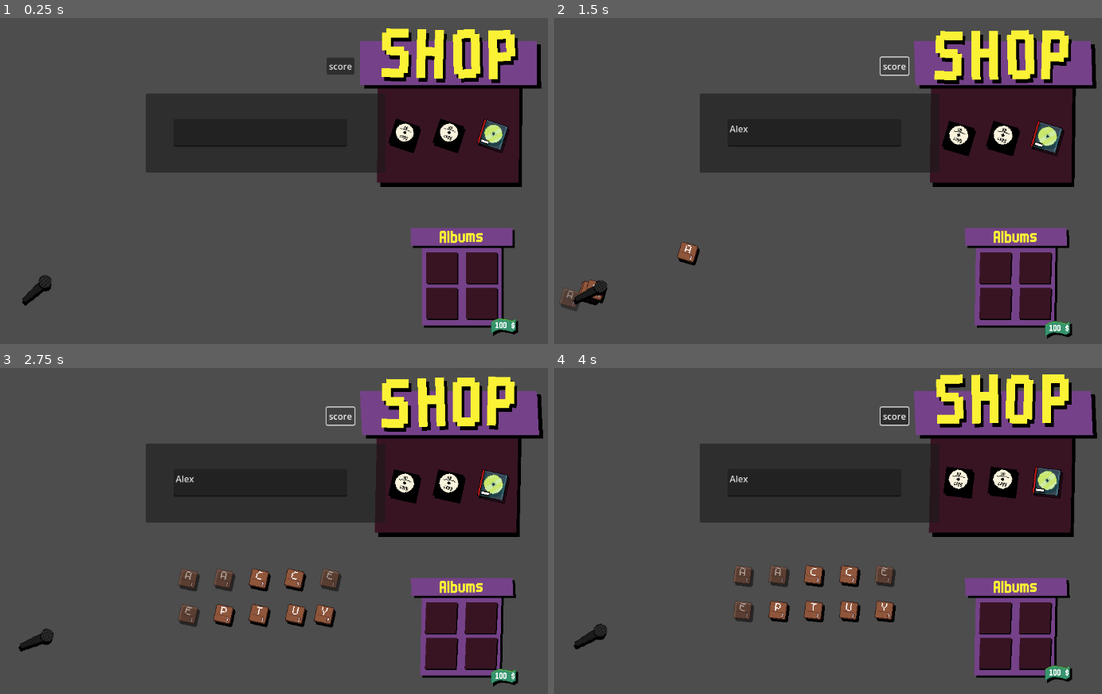
Above: before the commit, frames 1-4 (two rows, left to right).
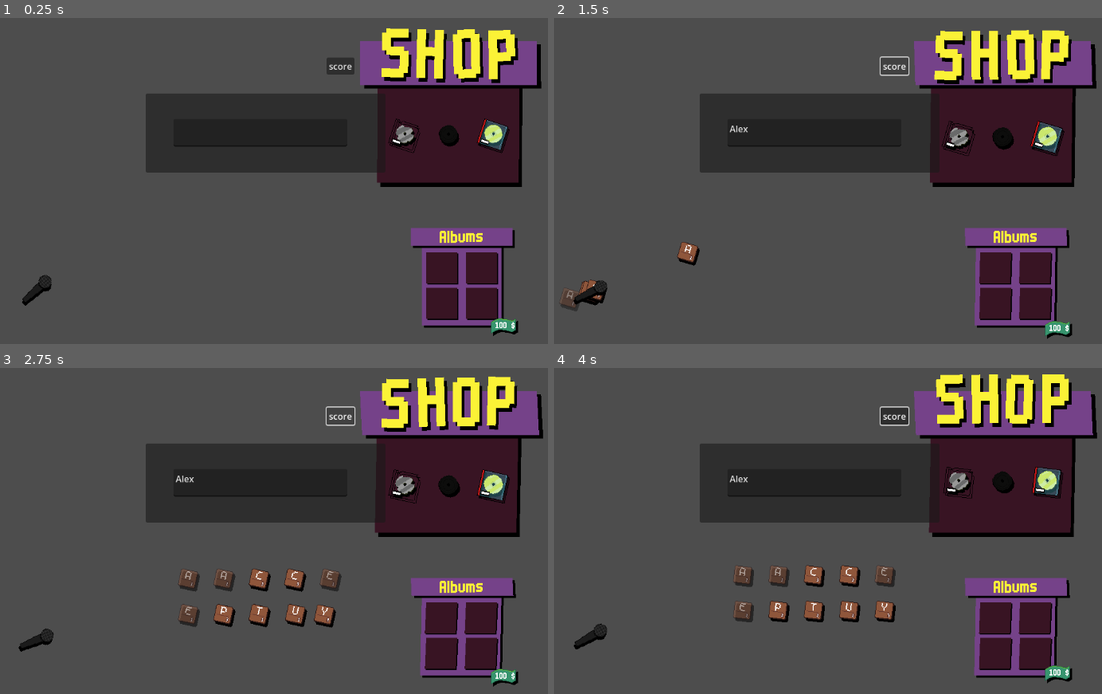
Above: after the commit, the same moments.

Repository: LiranDat/Spitandspell
Game: Godot game, scene res://scoring_test.tscn
Two runs of this game, one before a commit and one after it. Both use one fixed random seed, a clock stepped at 60 frames per second and the inputs below. This scene is started directly instead of the project's main scene.
Inputs (mouse positions are in pixels of both pictures, inside the frame that each line leads up to):
- Up to frame 1 (0.25 s): no input
- Up to frame 2 (1.5 s): click (817, 132) at 0.52 s; type "Alex" at 0.6 s; click "score" at 1.25 s
- Up to frame 3 (2.75 s): click "score" at 2 s
- Up to frame 4 (4 s): click "score" at 2.75 s; move the mouse to (740, 612) at 3.52 s; click (740, 612) at 3.67 s

The runs differ from the first frame. In frame 1, 0.7% of the frame differs, in the area x 71-86%, y 30-42%; in frame 2, 0.7%; in frame 3, 0.7%, in the area x 71-86%, y 31-42%; in frame 4, 0.7%.

Commit message:
Add globals and rework album scoring

Diff:
--- a/album.gd
+++ b/album.gd
@@ -31,16 +31,26 @@
 	pass
 
 func scoreLetter(letter:String, word:String):
-	if(albumNumber==0):
-		return scoreLetter0(letter,word)
+	if(scoreLetterFunctions.has(albumNumber)):
+		return scoreLetterFunctions[albumNumber].call(letter,word)
 	else:
 		return [0,1]
 	pass
 
 func scoreWord(word:String):
-	if(albumNumber==0):
-		return scoreWord0(word)
-	return [0,1]
+	if(scoreWordFunctions.has(albumNumber)):
+		return scoreWordFunctions[albumNumber].call(word)
+	else:
+		return [0,1]
+	pass
+
+func buyAlbum():
+	if(!owned):
+		var case = get_tree().get_first_node_in_group("AlbumCase")
+		if(case):
+			if(!case.isFull()):
+				if(case.buyAlbum(self)):
+					owned = true
 	pass
 
 func updateAlbumInfo():
@@ -143,12 +153,7 @@
 	if event is InputEventMouseButton:
 		if event.button_index == MOUSE_BUTTON_LEFT and event.pressed:
 			click()
-			if(!owned):
-				var case = get_tree().get_first_node_in_group("AlbumCase")
-				if(case):
-					if(!case.isFull()):
-						if(case.buyAlbum(self)):
-							owned = true
+			buyAlbum()
 	pass # Replace with function body.
 
 
@@ -172,6 +177,29 @@
 	return albums
 	pass
 
+var scoreLetterFunctions = {
+	0:scoreLetter0,
+	1:scoreLetter1,
+	2:scoreLetter2,
+	3:scoreLetter3,
+	4:scoreLetter4,
+	5:scoreLetter5,
+	6:scoreLetter6
+	}
+var scoreWordFunctions =  {
+	0:scoreWord0,
+	1:scoreWord1,
+	2:scoreWord2,
+	3:scoreWord3,
+	4:scoreWord4,
+	5:scoreWord5,
+	6:scoreWord6
+	}
+var buyAlbumFunctions = {
+	4: buyAlbum4,
+	6: buyAlbum6
+}
+
 func scoreLetter0(letter,word):
 	if(vowels.find(letter)>=0):
 		return [-1,1]
@@ -217,3 +245,13 @@
 func scoreWord6(word):
 	#if last word of repeat score x2
 	return [0,1]
+
+func buyAlbum4():
+	var alphabet = Alphabet.getAlphabet()
+	for key in ["A","E","I","O","U"]:
+		alphabet[key] = [alphabet[key][0],alphabet[key][1]+1]
+
+func buyAlbum6():
+	var alphabet = Alphabet.getAlphabet()
+	for key in ["U","V","W","X","Y","Z"]:
+		alphabet[key] = [alphabet[key][0]+1,alphabet[key][1]+1]
--- a/global_dict.gd
+++ b/alphabet.gd
@@ -1,6 +1,6 @@
 class_name Alphabet extends Node
 
-static var data = { # [ Punkte, Häufigkeit ]
+const BASEALPHABET = { # [ Punkte, Häufigkeit ]
 	"A": [1, 9],
 	"B": [3, 2],
 	"C": [3, 2],
@@ -29,8 +29,13 @@
 	"Z": [10, 1]
 }
 
+static var data = BASEALPHABET
+
 static func getAlphabet():
 	return data
 
 static func setAlphabet(newData):
 	data = newData
+
+static func resetAlphabet():
+	data = BASEALPHABET
--- /dev/null
+++ b/globals.gd
@@ -0,0 +1,3 @@
+class_name Globals extends Node
+
+static var ALBUMCOUNT = 7
--- /dev/null
+++ b/letter_list.gd
@@ -0,0 +1,24 @@
+extends Panel
+@onready var letterScene = preload("res://letter.tscn")
+
+func _ready():
+	var AreaSize = Vector2i(13,2)
+	var alphabet = Alphabet.getAlphabet()
+	var letters = alphabet.keys()
+	for letterIndex in letters.size():
+		for count in alphabet[letters[letterIndex]][1]:
+			var letterInstance = letterScene.instantiate()
+			var xPos = 64.0*float(int(letterIndex%AreaSize.x))+32.0
+			var size = 64.0*12.0+32.0
+			xPos -= size/2.0
+			print(size)
+			var yPos = 80.0*float(int(letterIndex/AreaSize.x))+count*4.0
+			letterInstance.position = Vector2(xPos,yPos)
+			letterInstance.letter = letters[letterIndex]
+			letterInstance.score = alphabet[letters[letterIndex]][0]
+			$Control.add_child(letterInstance)
+
+
+func _on_button_pressed() -> void:
+	self.queue_free()
+	pass # Replace with function body.
--- /dev/null
+++ b/letter_list.tscn
@@ -0,0 +1,48 @@
+[gd_scene load_steps=3 format=3 uid="uid://wcb8tud35qnq"]
+
+[ext_resource type="Script" uid="uid://kv71jijai4hh" path="res://letter_list.gd" id="1_mag0q"]
+[ext_resource type="FontFile" uid="uid://6ybbtdjigu8h" path="res://fonts/m6x11.ttf" id="2_2cr2o"]
+
+[node name="LetterList" type="Panel"]
+self_modulate = Color(0.219608, 0.0823529, 0.141176, 1)
+custom_minimum_size = Vector2(800, 400)
+anchors_preset = 8
+anchor_left = 0.5
+anchor_top = 0.5
+anchor_right = 0.5
+anchor_bottom = 0.5
+grow_horizontal = 2
+grow_vertical = 2
+size_flags_horizontal = 4
+size_flags_vertical = 4
+script = ExtResource("1_mag0q")
+
+[node name="Control" type="Control" parent="."]
+layout_mode = 1
+anchors_preset = 8
+anchor_left = 0.5
+anchor_top = 0.5
+anchor_right = 0.5
+anchor_bottom = 0.5
+offset_left = -20.0
+offset_top = -20.0
+offset_right = 20.0
+offset_bottom = 20.0
+grow_horizontal = 2
+grow_vertical = 2
+
+[node name="Button" type="Button" parent="."]
+modulate = Color(0.984314, 0.94902, 0.211765, 1)
+layout_mode = 1
+anchors_preset = 12
+anchor_top = 1.0
+anchor_right = 1.0
+anchor_bottom = 1.0
+offset_top = -36.0
+grow_horizontal = 2
+grow_vertical = 0
+theme_override_fonts/font = ExtResource("2_2cr2o")
+theme_override_font_sizes/font_size = 32
+text = "Close"
+
+[connection signal="pressed" from="Button" to="." method="_on_button_pressed"]
--- a/mic.gd
+++ b/mic.gd
@@ -2,6 +2,7 @@
 
 var time = 0.0
 var tween : Tween
+var letterListScene = preload("res://letter_list.tscn")
 
 func _process(delta: float) -> void:
 	sway(delta)
@@ -23,3 +24,10 @@
 	$Sprite2D.scale = Vector2(.4,.9)
 	tween.tween_property($Sprite2D,"scale",Vector2(1.0,1.0),1.0)
 	pass
+
+
+func _on_area_2d_input_event(viewport: Node, event: InputEvent, shape_idx: int) -> void:
+	if event is InputEventMouseButton:
+		if event.button_index == MOUSE_BUTTON_LEFT and event.pressed:
+			get_tree().root.get_child(0).add_child(letterListScene.instantiate())
+	pass # Replace with function body.
--- a/mic.tscn
+++ b/mic.tscn
@@ -1,7 +1,10 @@
-[gd_scene load_steps=3 format=3 uid="uid://bt3pifrcmwhrx"]
+[gd_scene load_steps=4 format=3 uid="uid://bt3pifrcmwhrx"]
 
 [ext_resource type="Script" uid="uid://c5t3cao8aj1ab" path="res://mic.gd" id="1_lueau"]
 [ext_resource type="Texture2D" uid="uid://vd43sncbertf" path="res://aseprite/mic.png" id="2_g5dxv"]
+
+[sub_resource type="CircleShape2D" id="CircleShape2D_lueau"]
+radius = 32.0
 
 [node name="Mic" type="Node2D"]
 script = ExtResource("1_lueau")
@@ -14,3 +17,10 @@
 show_behind_parent = true
 position = Vector2(4, 4)
 texture = ExtResource("2_g5dxv")
+
+[node name="Area2D" type="Area2D" parent="."]
+
+[node name="CollisionShape2D" type="CollisionShape2D" parent="Area2D"]
+shape = SubResource("CircleShape2D_lueau")
+
+[connection signal="input_event" from="Area2D" to="." method="_on_area_2d_input_event"]
--- a/shop.gd
+++ b/shop.gd
@@ -5,7 +5,7 @@
 func _ready():
 	for i in range(3):
 		var album = albumScene.instantiate()
-		album.albumNumber=randi_range(0,1)
+		album.albumNumber=randi_range(0,Globals.ALBUMCOUNT)
 		album.updateAlbumInfo()
 		album.position = Vector2((float(i%3)-1)*80.0,float(i/3)*80.0+40.)
 		$Albums.add_child(album)
Not shown, changed: albums.xml
Not shown, added: alphabet.gd.uid
Not shown, removed: global_dict.gd.uid
Not shown, added: globals.gd.uid
Not shown, added: letter_list.gd.uid
